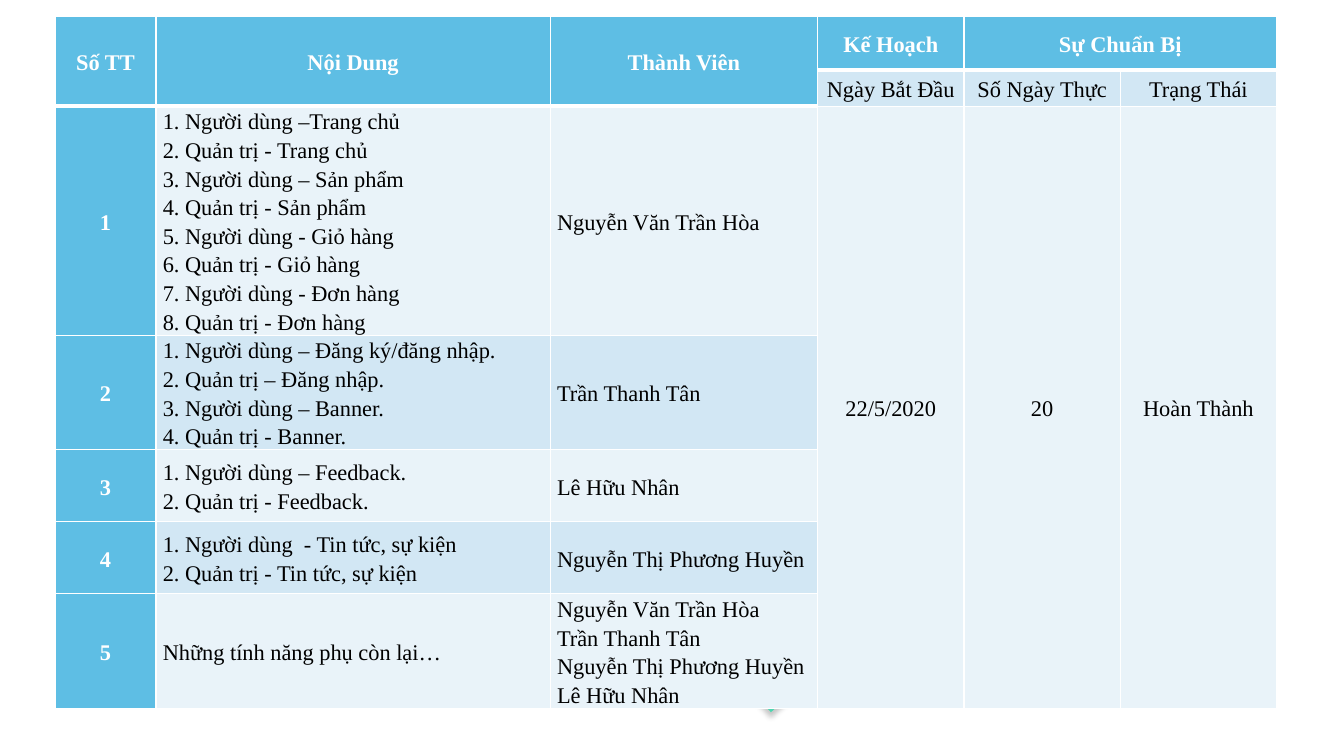
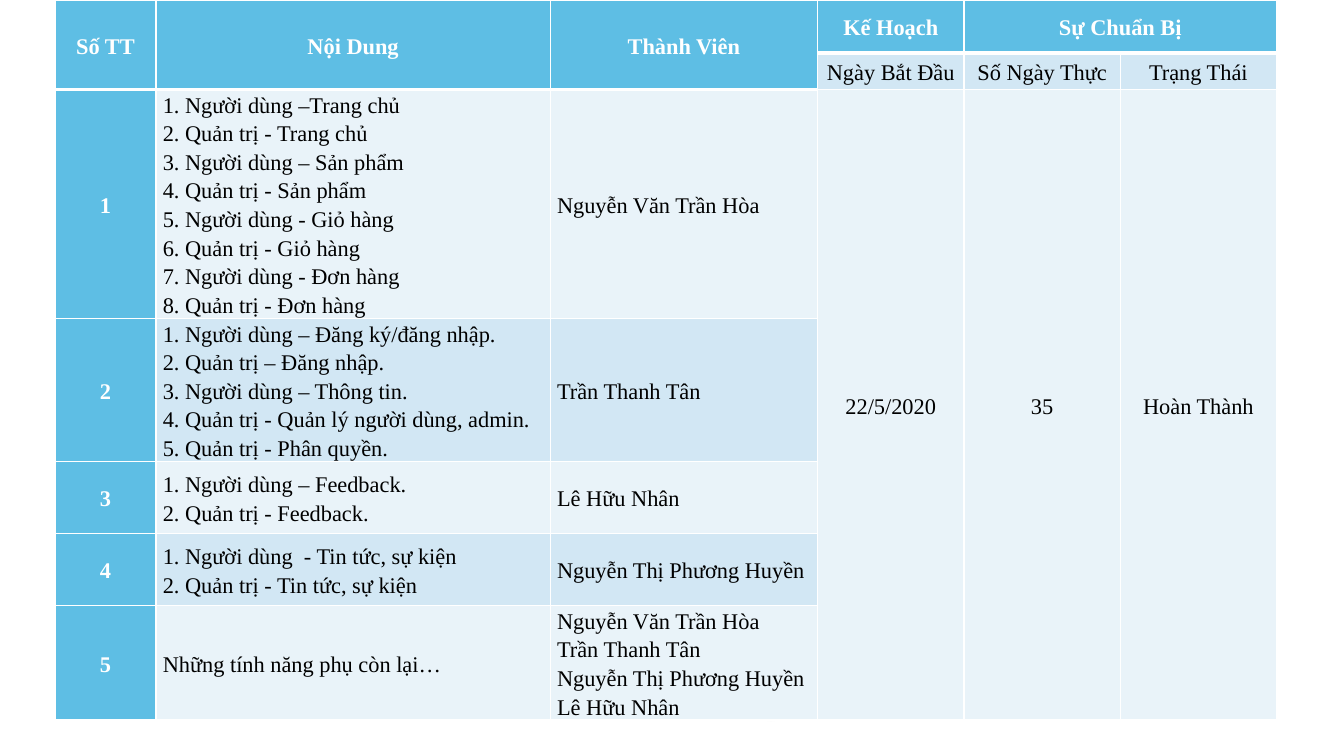
Before and after one commit to warlikearcher/TechMedia_T11907M0, a slide deck: slide 2 of Tài liệu thiết kế - hướng dẫn cài đặt/TechMedia.pptx (slide 10 before the commit). Drawn at 1344x756 pixels with LibreOffice and Linux fonts; fonts in the diff are those of the drawing. Boxes give left, top, right and bottom in pixels: in the first picture for what was removed or moved away, otherwise in the second. Text is boxed around its words. In the diff, an @@ line names an element or a change of style, - is before the commit and + after.

```diff
--- a/Tài liệu thiết kế - hướng dẫn cài đặt/TechMedia.pptx
+++ b/Tài liệu thiết kế - hướng dẫn cài đặt/TechMedia.pptx
@@ table at [54,0,1275,754] @@
-row 3, column 5: 20
+row 3, column 5: 35
-row 4, column 2: 1. Người dùng – Đăng ký/đăng nhập. / 2. Quản trị – Đăng nhập. / 3. Người dùng – Banner. / 4. Quản trị - Banner.
+row 4, column 2: 1. Người dùng – Đăng ký/đăng nhập. / 2. Quản trị – Đăng nhập. / 3. Người dùng – Thông tin. / 4. Quản trị - Quản lý người dùng, admin. / 5. Quản trị - Phân quyền.
@@ table: place and size @@
-table at [54,17,1275,745]
+table at [54,0,1275,754]
```
Also in this commit, not shown: 13 other files.
